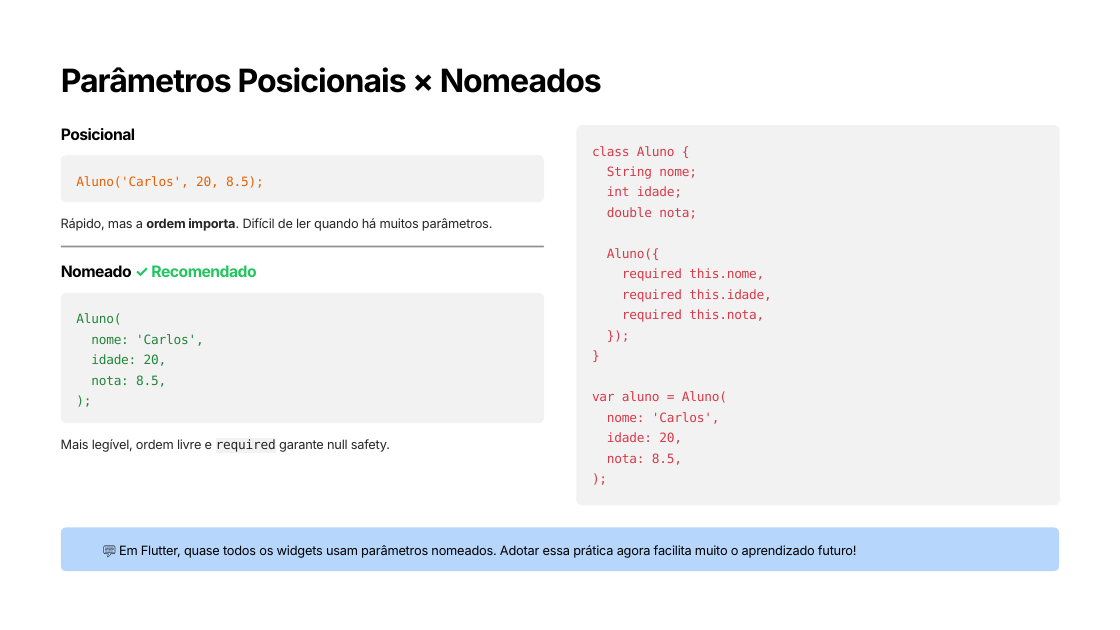
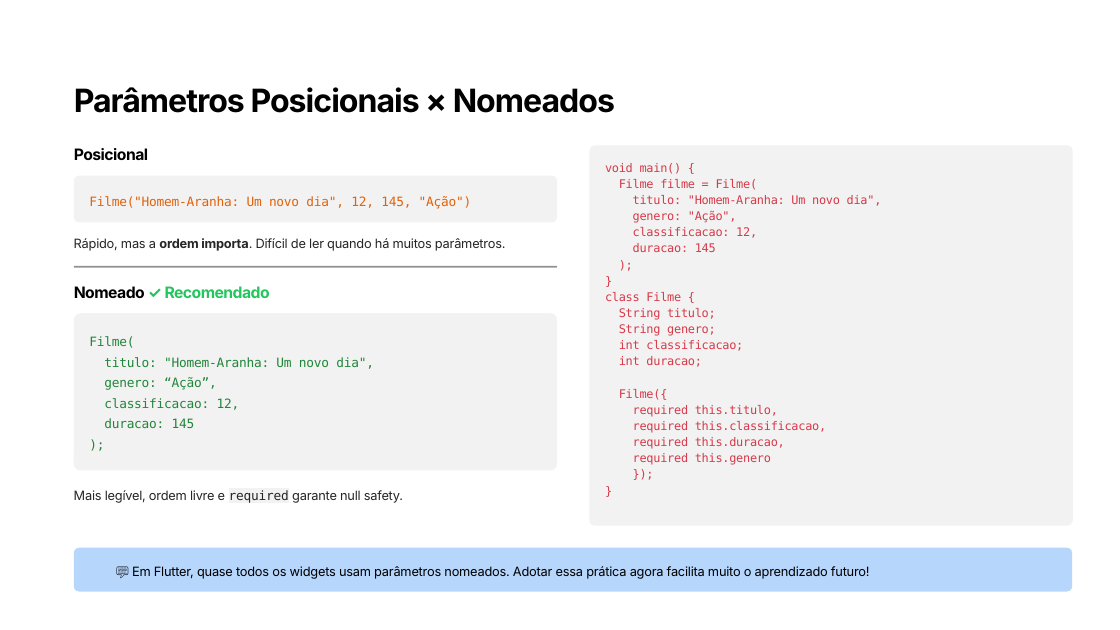
Before and after one commit to PedroMiho/UMC, a slide deck: slide 8 of Desenvolvimento de Aplicações/Pedro/Aula 03 - Introdução a Programação Orientada a Objetos/Introdução a POO.pptx (slide 9 before the commit). Drawn at 1120x630 pixels with LibreOffice and Linux fonts; fonts in the diff are those of the drawing; background and template pictures are left out. Boxes give left, top, right and bottom in pixels: in the first picture for what was removed or moved away, otherwise in the second. Text is boxed around its words. In the diff, an @@ line names an element or a change of style, - is before the commit and + after.

```diff
--- a/Desenvolvimento de Aplicações/Pedro/Aula 03 - Introdução a Programação Orientada a Objetos/Introdução a POO.pptx
+++ b/Desenvolvimento de Aplicações/Pedro/Aula 03 - Introdução a Programação Orientada a Objetos/Introdução a POO.pptx
@@ 6 texts, 4 rounded rectangles: place and size @@
-6 texts, 4 rounded rectangles at (60,67,1060,571)
+6 texts, 4 rounded rectangles at (74,87,1073,592)
@@ text at (605,163,882,465): text changed; size 11 to 10.2 pt @@
-class Aluno {
-String nome;
-int idade;
-double nota;
-Aluno({
-required this.nome,
-required this.idade,
-required this.nota,
+void main() {
+Filme filme = Filme(
+titulo: "Homem-Aranha: Um novo dia",
+genero: "Ação",
+classificacao: 12,
+duracao: 145
+);
+}
+class Filme {
+String titulo;
+String genero;
+int classificacao;
+int duracao;
+Filme({
+required this.titulo,
+required this.classificacao,
+required this.duracao,
+required this.genero
@@ text "void main() {" at (605,163,882,465): size 11 to 10.2 pt in "});", "}"; line spacing 1.33 to 1.13 @@
@@ text at (89,196,472,209): text changed @@
-Aluno('Carlos', 20, 8.5);
+Filme("Homem-Aranha: Um novo dia", 12, 145, "Ação")
@@ rounded rectangle: place and size @@
-rounded rectangle at (60,293,544,423)
+rounded rectangle at (74,313,557,471)
@@ text "Filme(": place and size @@
-text "Filme(" at (76,313,204,387)
+text "Filme(" at (89,336,374,428)
@@ text at (89,336,374,428): text changed @@
-Aluno(
-nome: 'Carlos',
-idade: 20,
-nota: 8.5,
+Filme(
+titulo: "Homem-Aranha: Um novo dia",
+genero: “Ação”,
+classificacao: 12,
+duracao: 145
@@ text at (592,391,727,465): paragraphs removed @@
-var aluno = Aluno(
-nome: 'Carlos',
-idade: 20,
-nota: 8.5,
-);
@@ text "Mais legível, ordem livre e ...": place and size @@
-text "Mais legível, ordem livre e ..." at (61,439,390,452)
+text "Mais legível, ordem livre e ..." at (74,490,403,503)
```
Also in this commit, not shown: 3 other slides changed, 2 slides removed, 1 other file.
